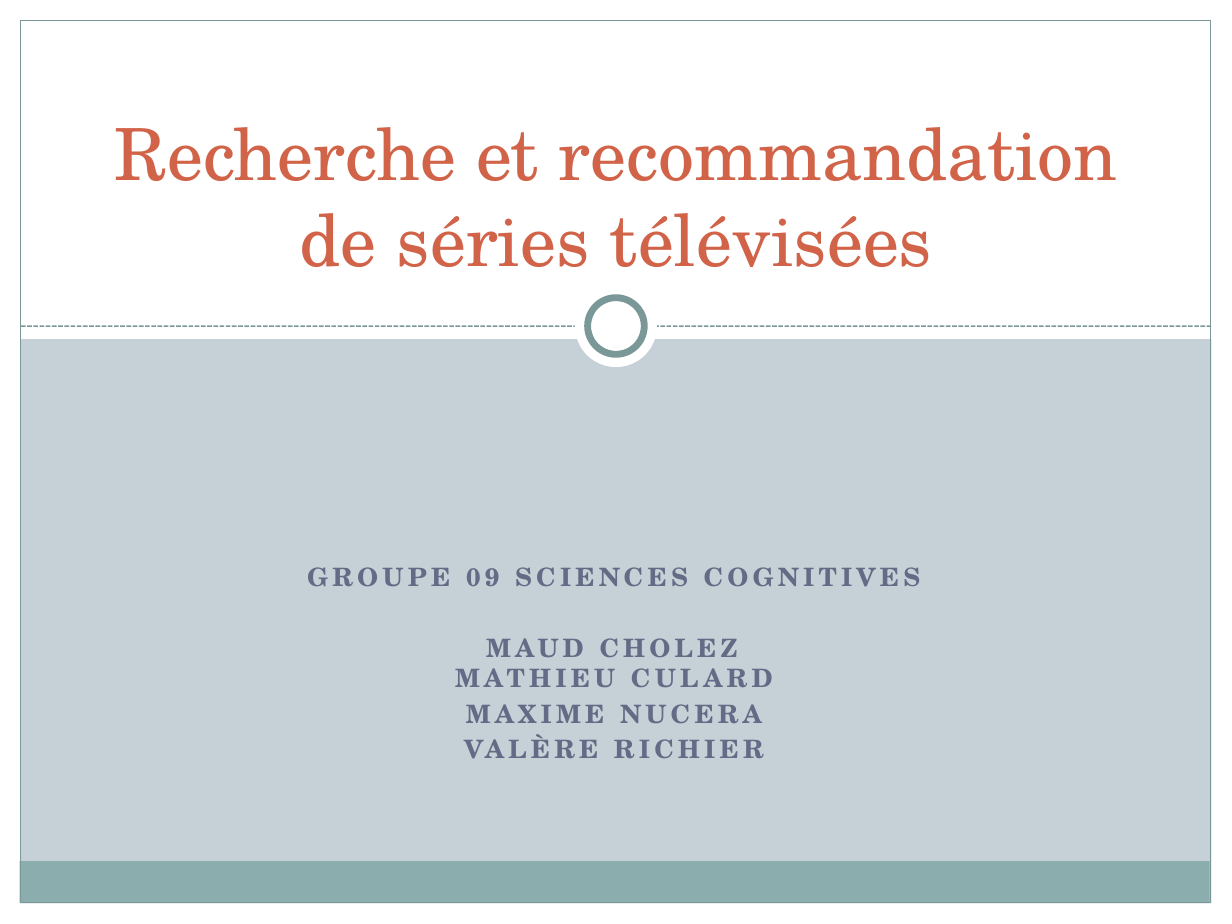
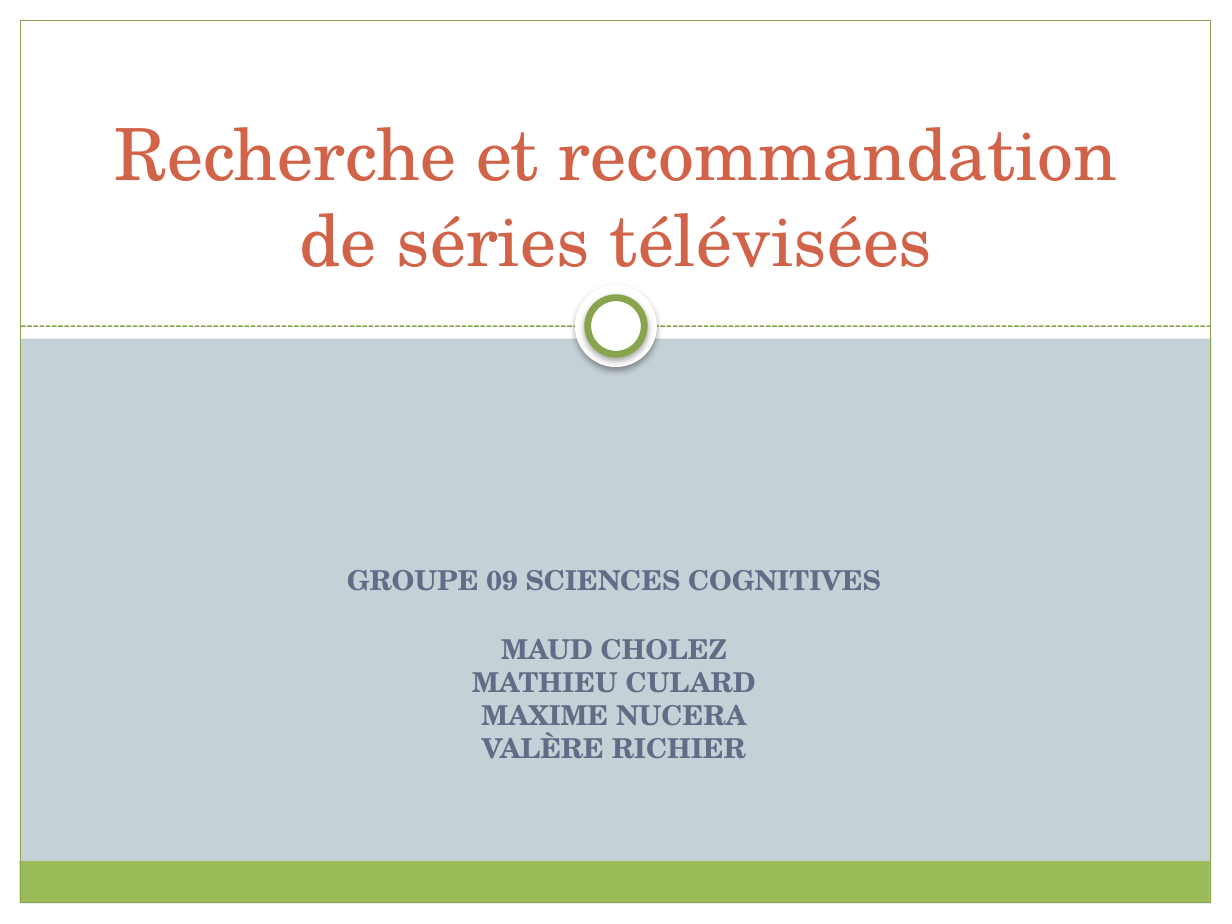
Before and after one commit to 0neiroi/SeriesRecommendation, a slide deck: slide 1 of Présentation-groupe-09-sc.pptx. Drawn at 1232x924 pixels with LibreOffice and Linux fonts; fonts in the diff are those of the drawing. Boxes give left, top, right and bottom in pixels: in the first picture for what was removed or moved away, otherwise in the second. Text is boxed around its words. In the diff, an @@ line names an element or a change of style, - is before the commit and + after.

```diff
--- a/Présentation-groupe-09-sc.pptx
+++ b/Présentation-groupe-09-sc.pptx
@@ rectangle added at [0, 0, 1232, 187], fill #FFFFFF @@
@@ rectangle at [21, 21, 1211, 903]: outline #7C999A 0.75 pt to #89A54F 0.74 pt @@
@@ ellipse at [575, 285, 658, 367]: shadow on @@
@@ ellipse at [588, 298, 644, 355]: outline #7C999A 4 pt to #89A54F 4 pt; shadow on @@
@@ line (21, 326) - (1211, 326): stroke #7C999A 0.9 pt dashed to #89A54F 0.91 pt @@
@@ text "GROUPE 09 SCIENCES COGNITIVES" at [347, 570, 881, 759]: size 14.8 to 16 pt, letter spacing 2.5 to 0 pt; less space between paragraphs @@
@@ rectangle at [20, 861, 1210, 903]: fill #8CADAE to #9BBB59 @@
```
Also in this commit, not shown: 8 other slides changed, 7 slides added.
